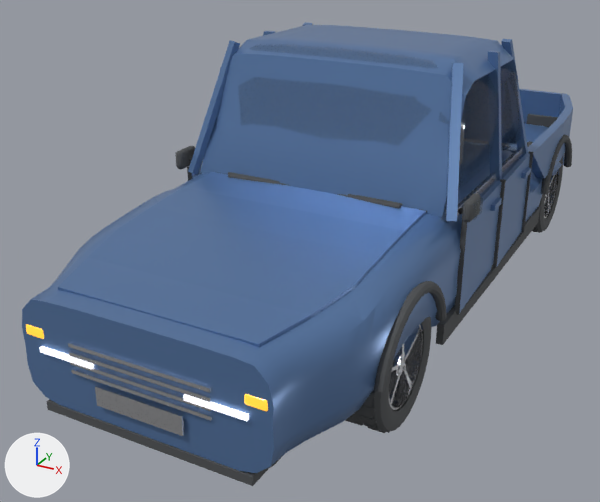
Renders of the glTF model godot/assets/vehicles/pickup.glb from each side of a commit.
One viewpoint serves both versions: a 50 mm camera at (2.28, -5.25, 2.73) aimed at (-0.34, -0.48, 0.34). Lighting does not change. The marker at lower left points along +X, +Y and +Z. The first picture is the older version. Where no turn or scale is listed for an object, it has been applied to the vertices. Vertices at exactly the same position are counted once.

Names of what the first picture shows: 'bonnet.001', 'door-front-right.001', 'door-rear-right.001', 'double-cab-pickup_0', 'double-cab-pickup_1', 'double-cab-pickup_2', 'double-cab-pickup_4', 'double-cab-pickup_6', 'tailgate.001', 'wheel-front-right/alloy', 'wheel-front-right/trim', 'wheel-rear-right/trim' and 2 more.
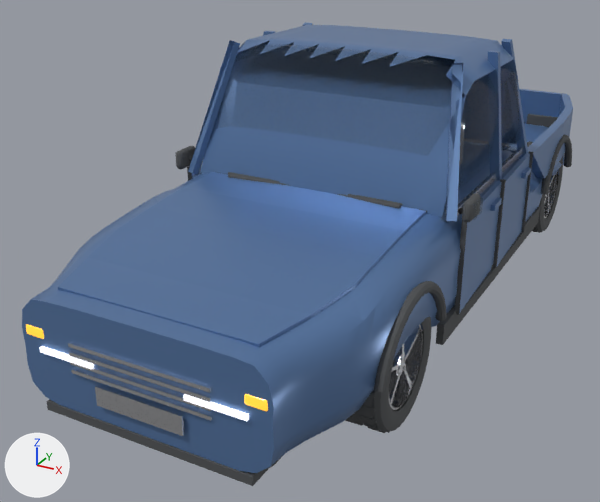
The change, as a diff of the scene's bpy script:
```diff
--- a/godot/assets/vehicles/pickup.glb.py
+++ b/godot/assets/vehicles/pickup.glb.py
@@ me_double_cab_pickup_0 @@
 # used by ob_double_cab_pickup_0; location = (0.0, 0.0, 1.039)
-me_double_cab_pickup_0.from_pydata(...)  # 2000 vertices, 3956 faces; spans x -0.97..0.97, y -2.67..2.67, z -0.77..0.77
+me_double_cab_pickup_0.from_pydata(...)  # 1999 vertices, 3925 faces; spans x -0.97..0.97, y -2.67..2.67, z -0.77..0.77
+# me_double_cab_pickup_0 part 1
+# 1 vertex is removed from x 0.53, y -0.66, z 0.7
+# 31 faces are deleted
 me_double_cab_pickup_0.materials.append(mat_paintb)
```

Location of each change, [x1, y1, x2, y2] in pixels of the pictures (600 x 502 px):
part 1 of me_double_cab_pickup_0, deleted (blue)
    before: [189, 40, 466, 219]
